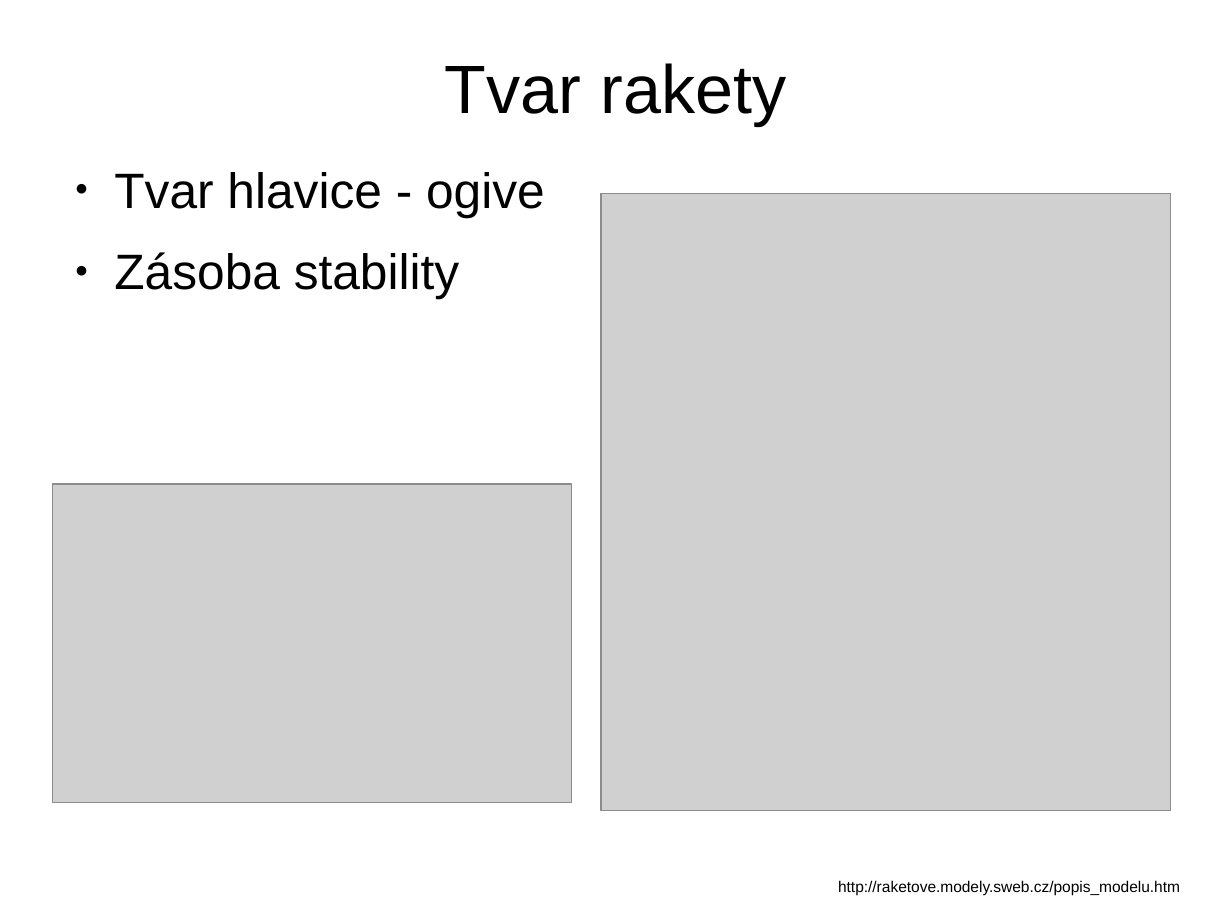
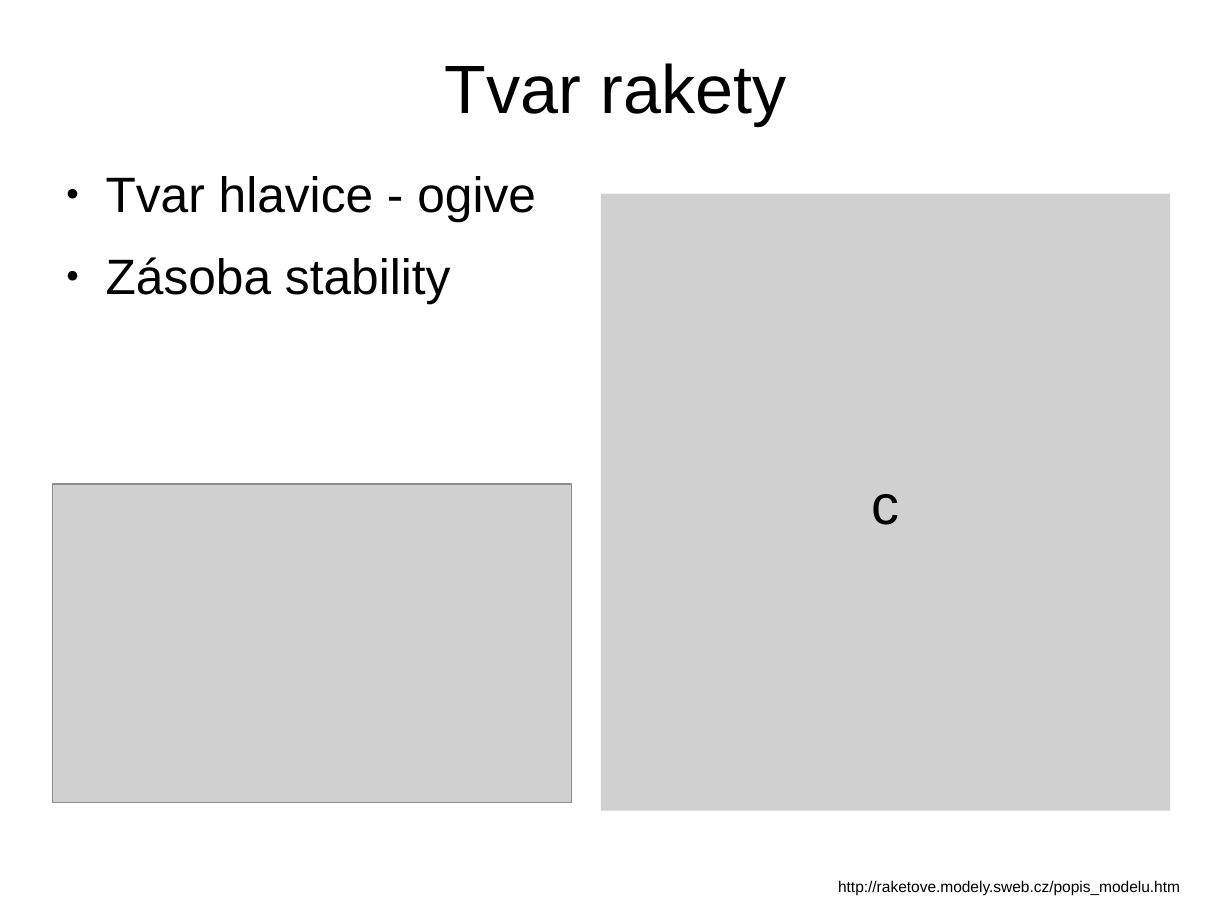
Before and after one commit to AstronomickaExpedice/Raketa, a slide deck: slide 3 of DOC/Project_outline.cs.odp (slide 2 before the commit). Drawn at 1232x924 pixels with LibreOffice and Linux fonts; fonts in the diff are those of the drawing; grey boxes stand for pictures. Boxes give left, top, right and bottom in pixels: in the first picture for what was removed or moved away, otherwise in the second. Text is boxed around its words. In the diff, an @@ line names an element or a change of style, - is before the commit and + after.

```diff
--- a/DOC/Project_outline.cs.odp
+++ b/DOC/Project_outline.cs.odp
@@ text "Tvar hlavice - ogive": place and size @@
-text "Tvar hlavice - ogive" at <box>114,172,545,299</box>
+text "Tvar hlavice - ogive" at <box>106,176,536,303</box>
@@ text in picture at <box>872,494,900,525</box>: text added @@
+c
```
Also in this commit, not shown: 1 other slide changed, 2 slides added, 2 other files.
